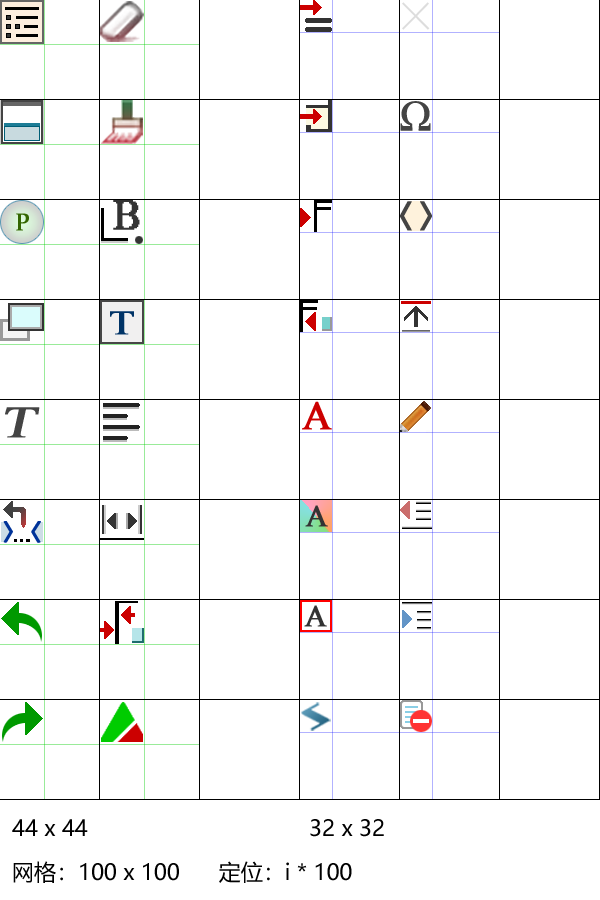
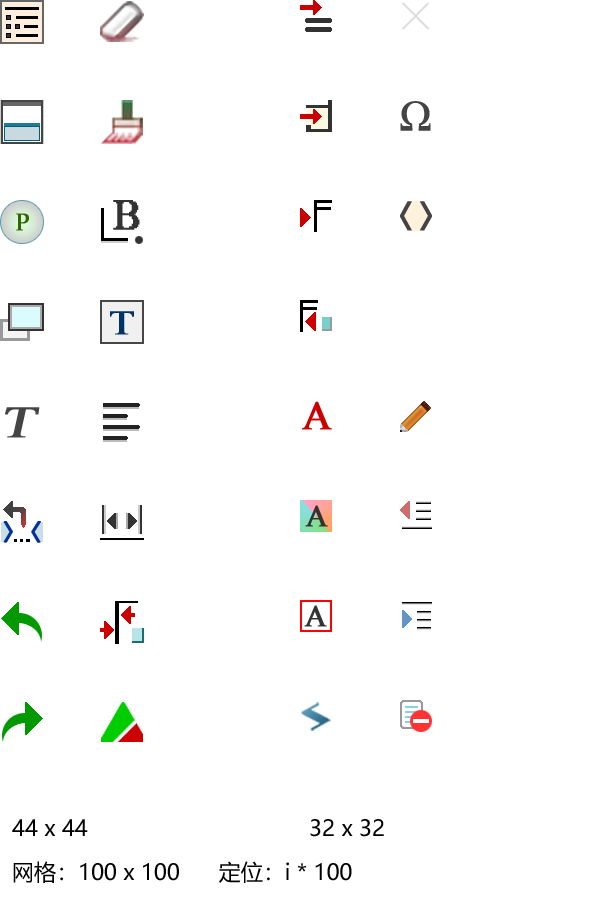
Comparing the layer stacks of the two 600×900 images. Changes:
removed group "to-Top" (4 layers) from group "32x32" over bbox(401, 301, 431, 332)
removed layer "颜色填充 112" from group "to-Top" over bbox(401, 301, 431, 304)
removed layer "颜色填充 113" from group "to-Top" over bbox(404, 306, 428, 327)
removed layer "颜色填充 115" from group "to-Top" over bbox(402, 330, 430, 331)
removed layer "颜色填充 114" from group "to-Top" over bbox(402, 331, 430, 332)
hid group "网格" (5 layers) over bbox(0, 0, 600, 800)
